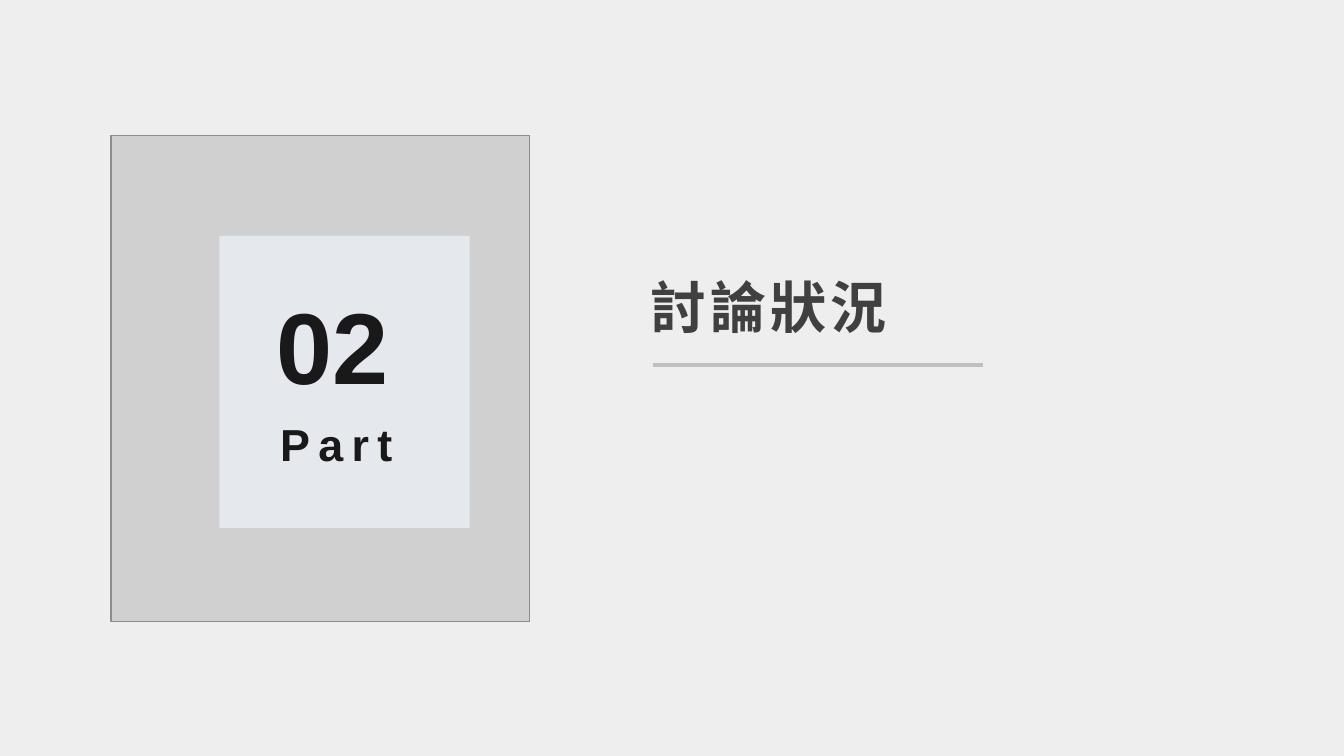
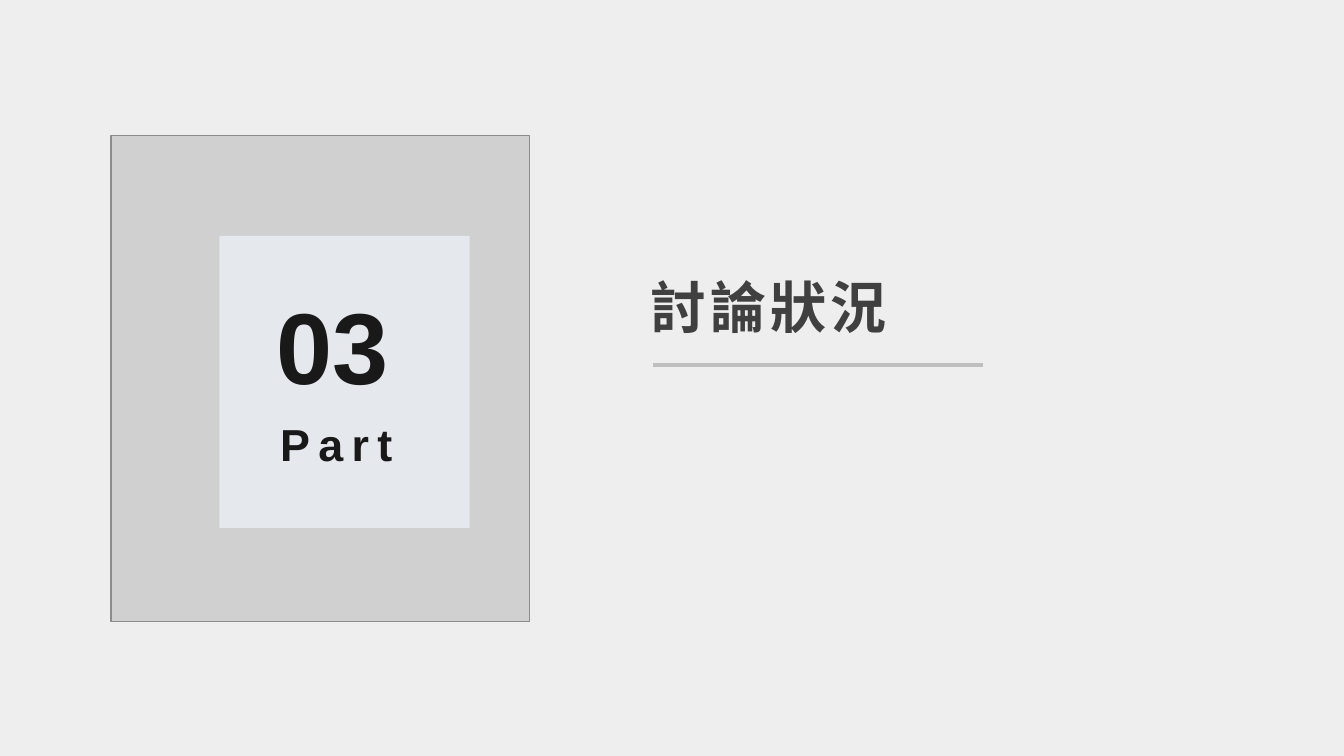
Before and after one commit to wellslu/fintech, a slide deck: slide 9 of 進度報告.pptx (slide 7 before the commit). Drawn at 1344x756 pixels with LibreOffice and Linux fonts; fonts in the diff are those of the drawing; grey boxes stand for pictures. Boxes give left, top, right and bottom in pixels: in the first picture for what was removed or moved away, otherwise in the second. Text is boxed around its words. In the diff, an @@ line names an element or a change of style, - is before the commit and + after.

```diff
--- a/進度報告.pptx
+++ b/進度報告.pptx
@@ text at [276, 313, 388, 385]: text changed @@
-02
+03
```
Also in this commit, not shown: 3 other slides changed.
